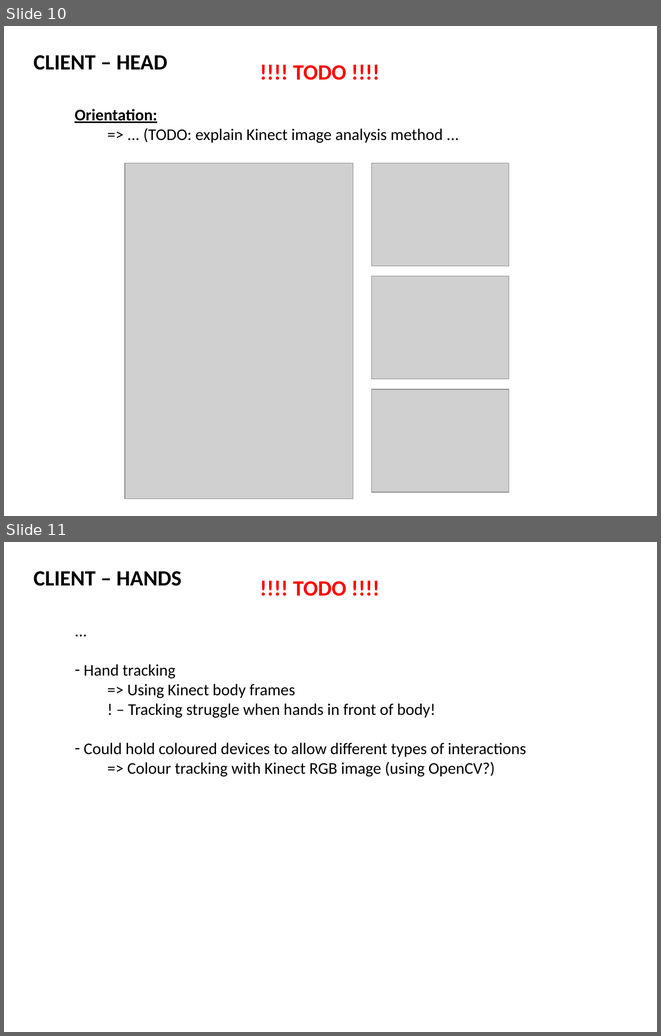
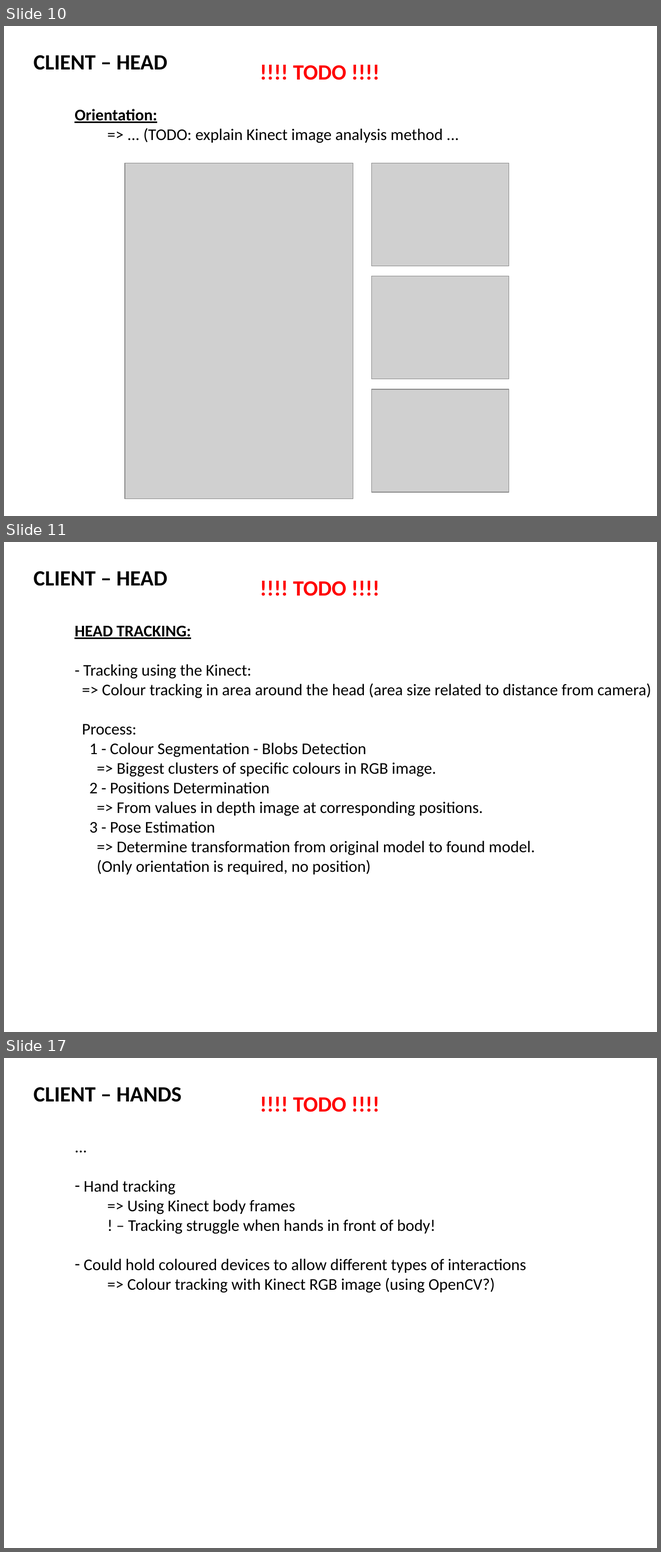
Before and after one commit to 2-REC/unity-kinect-xr, a slide deck: docs/KINECT_AR_2.pptx. Shown one above the other, each under a label of ours: slides 10 and 11 before the commit, slides 10, 11 and 17 after it; the slides between them are not shown. The pictures are 661x1036 and 661x1552 pixels, drawn with LibreOffice and Linux fonts; fonts in the diff are those of the drawing; grey boxes stand for pictures. Boxes give left, top, right and bottom in pixels: in the first picture for what was removed or moved away, otherwise in the second. Text is boxed around its words. In the diff, an @@ line names an element or a change of style, - is before the commit and + after.

Commit message:
Added 'HEAD TRACKING' info in PPT

```diff
--- a/docs/KINECT_AR_2.pptx
+++ b/docs/KINECT_AR_2.pptx
@@ slide 11 added at box(4, 542, 657, 1032), background #FFFFFF @@
@@ text added at box(34, 571, 167, 586), 24 pt, text #000000, bold @@
+CLIENT – HEAD
@@ text added at box(293, 581, 346, 596), 24 pt, text #FF0000, bold @@
+!!!! TODO !!!!
@@ text added at box(74, 625, 652, 874), 18 pt, text #000000 @@
+HEAD TRACKING:
+- Tracking using the Kinect:
+=> Colour tracking in area around the head (area size related to distance from camera)
+Process:
+1 - Colour Segmentation - Blobs Detection
+=> Biggest clusters of specific colours in RGB image.
+2 - Positions Determination
+=> From values in depth image at corresponding positions.
+3 - Pose Estimation
+=> Determine transformation from original model to found model.
+(Only orientation is required, no position)
@@ what was slide 11 is now slide 17 @@
```
Also in this commit, not shown: 5 other slides added, 1 other file.
